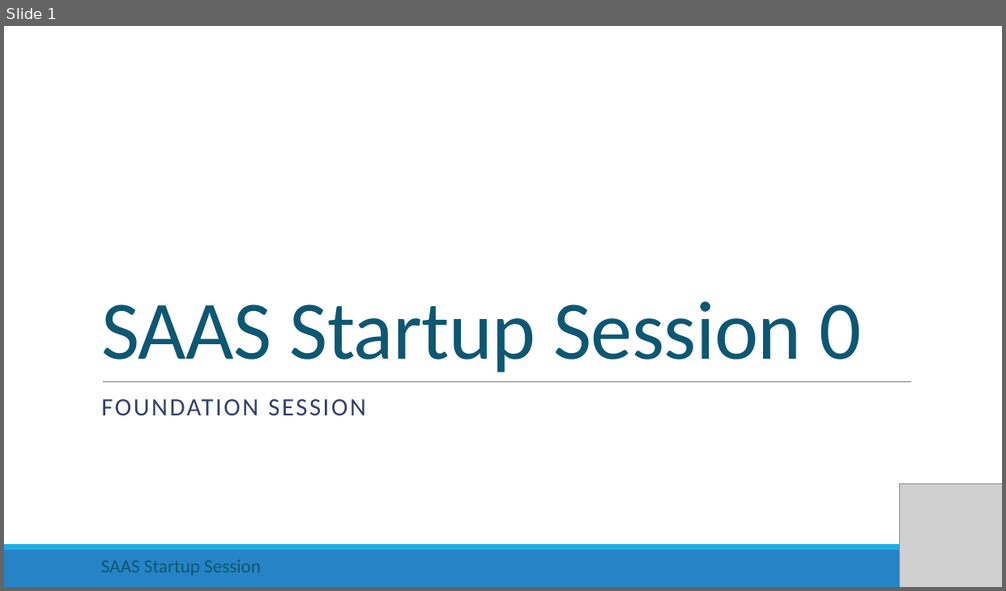
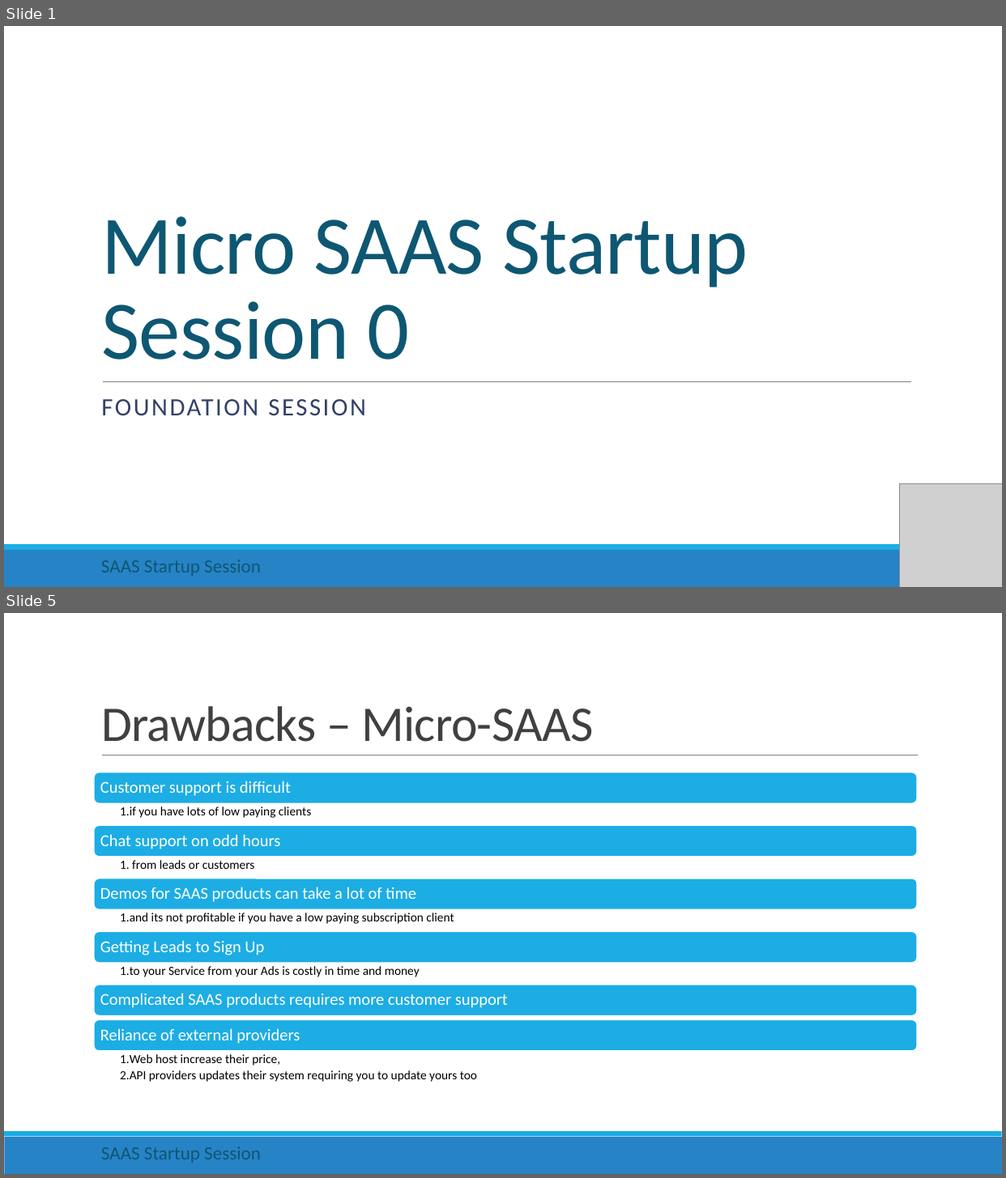
Before and after one commit to rishigujadhur1/Slides, a slide deck: Startups/Startup Session 0.pptx. Shown one above the other, each under a label of ours: slide 1 before the commit, slides 1 and 5 after it; the slides between them are not shown. The pictures are 1006x591 and 1006x1178 pixels, drawn with LibreOffice and Linux fonts; fonts in the diff are those of the drawing; grey boxes stand for pictures. Boxes give left, top, right and bottom in pixels: in the first picture for what was removed or moved away, otherwise in the second. Text is boxed around its words. In the diff, an @@ line names an element or a change of style, - is before the commit and + after.

Commit message:
SAAS contract Clauses

```diff
--- a/Startups/Startup Session 0.pptx
+++ b/Startups/Startup Session 0.pptx
@@ slide 5 added at bbox=[4, 613, 1002, 1174], background #FFFFFF; not listed: 2 template elements that a slide beside it also shows @@
@@ title added at bbox=[101, 706, 593, 742], 48 pt, text #404040 @@
+Drawbacks – Micro-SAAS
@@ line added from (102, 756) to (918, 756), #808080 0.5 pt @@
@@ group added at bbox=[94, 773, 918, 1082]: 11 texts, 6 rounded rectangles @@
+Customer support is difficult
+  1. if you have lots of low paying clients
+Chat support on odd hours
+  1. from leads or customers
+Demos for SAAS products can take a lot of time
+  1. and its not profitable if you have a low paying subscription client
+Getting Leads to Sign Up
+  1. to your Service from your Ads is costly in time and money
+Complicated SAAS products requires more customer support
+Reliance of external providers
+  1. Web host increase their price,
+  2. API providers updates their system requiring you to update yours too
@@ text added at bbox=[101, 1147, 261, 1163], 18 pt, text #0E5772 @@
+SAAS Startup Session
@@ slide 1 changed as well @@
@@ title at bbox=[101, 216, 748, 360]: text changed @@
-SAAS Startup Session 0
+Micro SAAS Startup Session 0
```
Also in this commit, not shown: 2 other slides changed, 5 other slides added, 1 slide removed, 3 other files.
